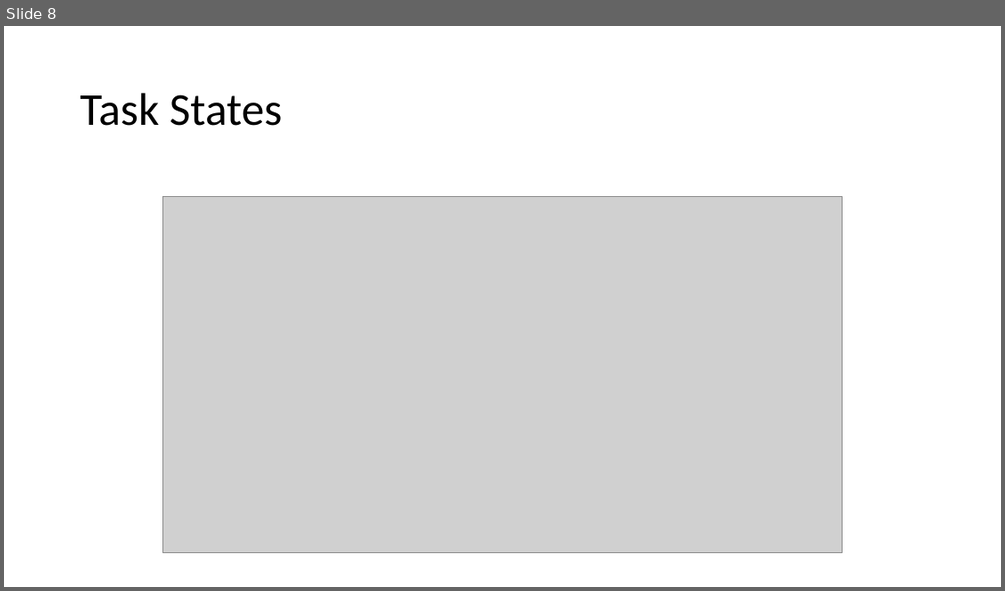
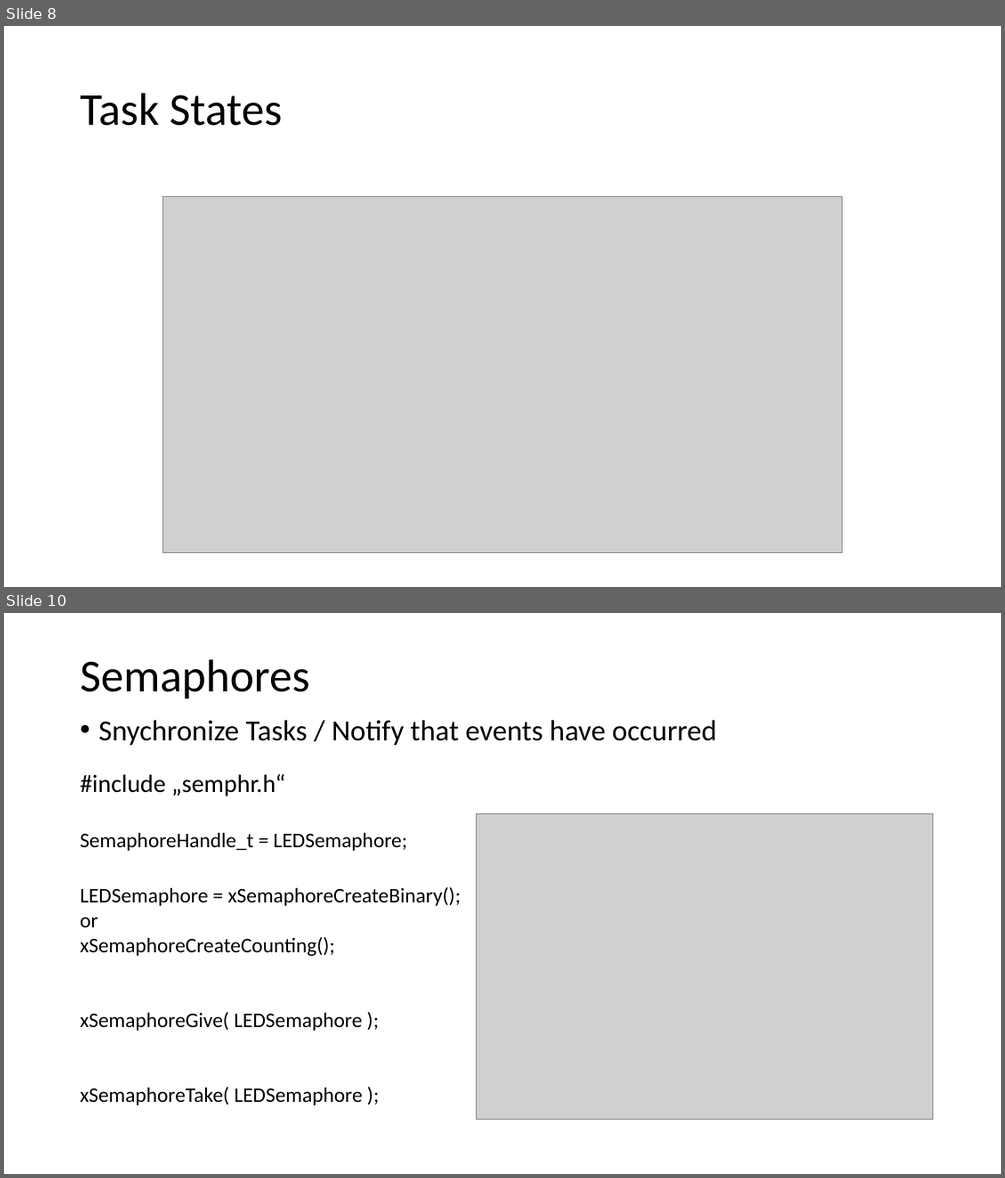
Before and after one commit to lschaer/INTRO_TEAM_BRUSCH, a slide deck: Recap/RecapPP.pptx. Shown one above the other, each under a label of ours: slide 8 before the commit, slides 8 and 10 after it; the slides between them are not shown. The pictures are 1005x591 and 1005x1178 pixels, drawn with LibreOffice and Linux fonts; fonts in the diff are those of the drawing; grey boxes stand for pictures. Boxes give left, top, right and bottom in pixels: in the first picture for what was removed or moved away, otherwise in the second. Text is boxed around its words. In the diff, an @@ line names an element or a change of style, - is before the commit and + after.

```diff
--- a/Recap/RecapPP.pptx
+++ b/Recap/RecapPP.pptx
@@ slide 10 added at (4,613,1001,1174), background #FFFFFF @@
@@ title added at (80,659,309,699), 44 pt, text #000000 @@
+Semaphores
@@ text added at (98,720,717,746), 28 pt, text #000000 @@
+• Snychronize Tasks / Notify that events have occurred
@@ text added at (80,774,461,1105), 20 pt, text #000000 @@
+#include „semphr.h“
+SemaphoreHandle_t = LEDSemaphore;
+LEDSemaphore = xSemaphoreCreateBinary();
+or
+xSemaphoreCreateCounting();
+xSemaphoreGive( LEDSemaphore );
+xSemaphoreTake( LEDSemaphore );
@@ picture added at (477,814,933,1119) @@
```
Also in this commit, not shown: 5 other slides added.
